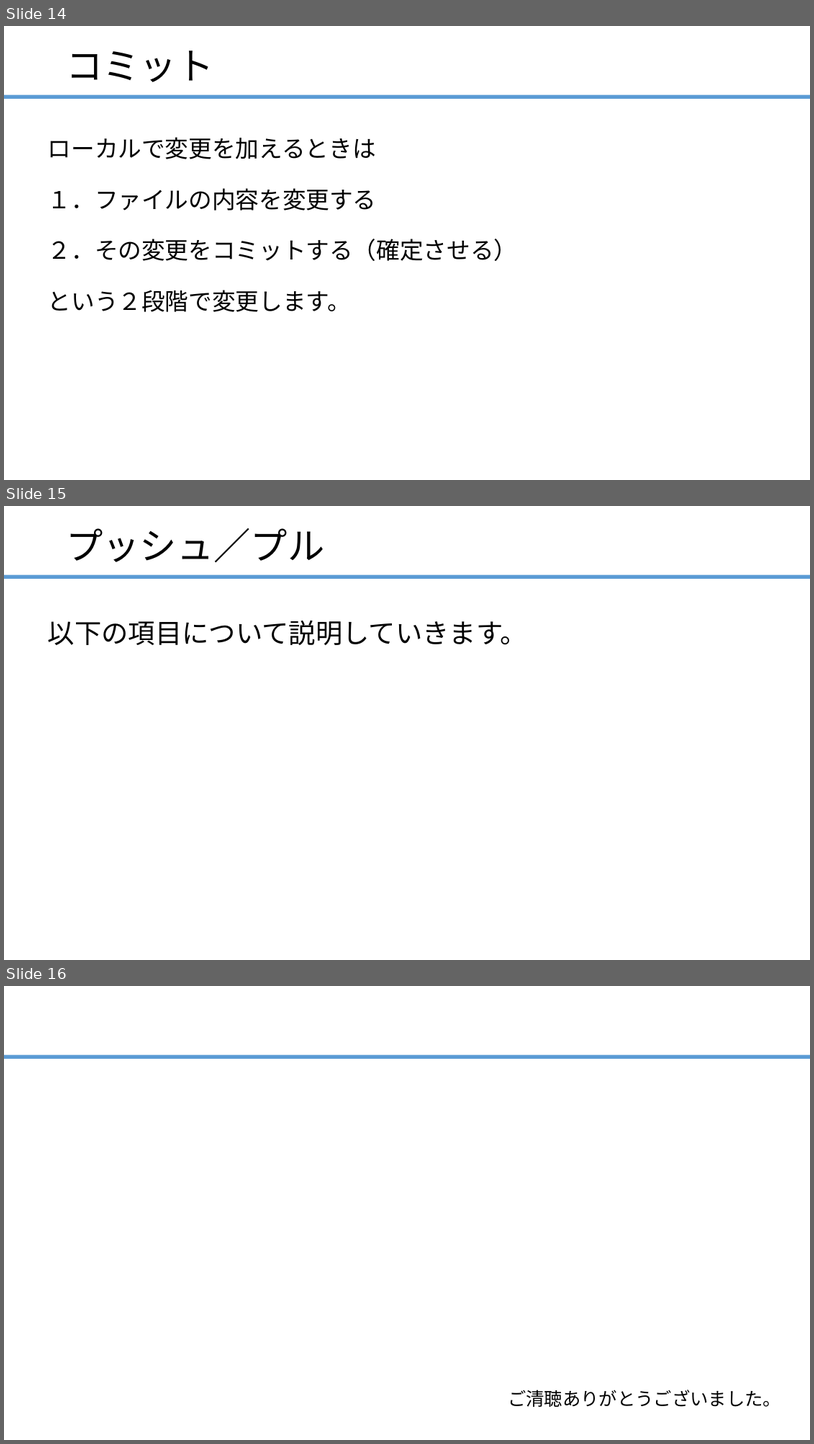
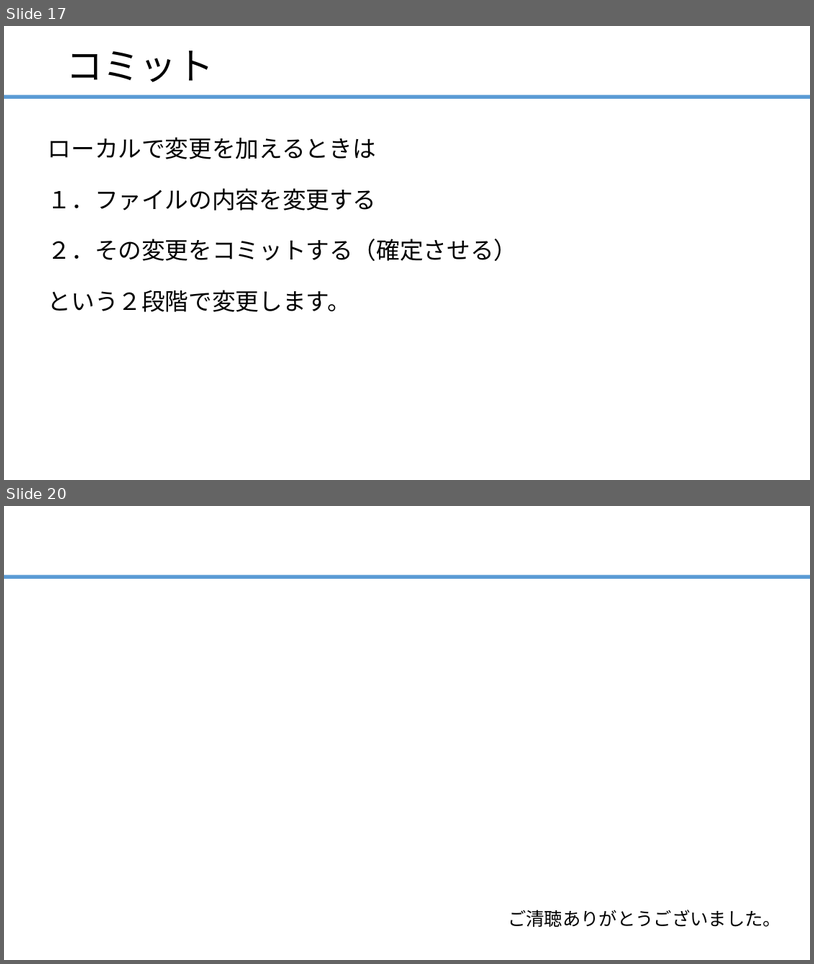
Before and after one commit to ainsAins/git4beginners, a slide deck: ハンズオン_Git入門.pptx. Shown one above the other, each under a label of ours: slides 14, 15 and 16 before the commit, slides 17 and 20 after it; the slides between them are not shown. The pictures are 814x1444 and 814x964 pixels, drawn with LibreOffice and Linux fonts; fonts in the diff are those of the drawing. Boxes give left, top, right and bottom in pixels: in the first picture for what was removed or moved away, otherwise in the second. Text is boxed around its words. In the diff, an @@ line names an element or a change of style, - is before the commit and + after.

```diff
--- a/ハンズオン_Git入門.pptx
+++ b/ハンズオン_Git入門.pptx
@@ slide 15 removed at box(4, 506, 810, 960), background #FFFFFF; not listed: 1 template element that a slide beside it also shows @@
@@ title removed at box(66, 528, 324, 563) @@
-プッシュ／プル
@@ text removed at box(48, 620, 527, 645) @@
-以下の項目について説明していきます。
@@ what was slide 14 is now slide 17 @@
@@ what was slide 16 is now slide 20 @@
```
Also in this commit, not shown: 1 slide changed, 5 slides added.
